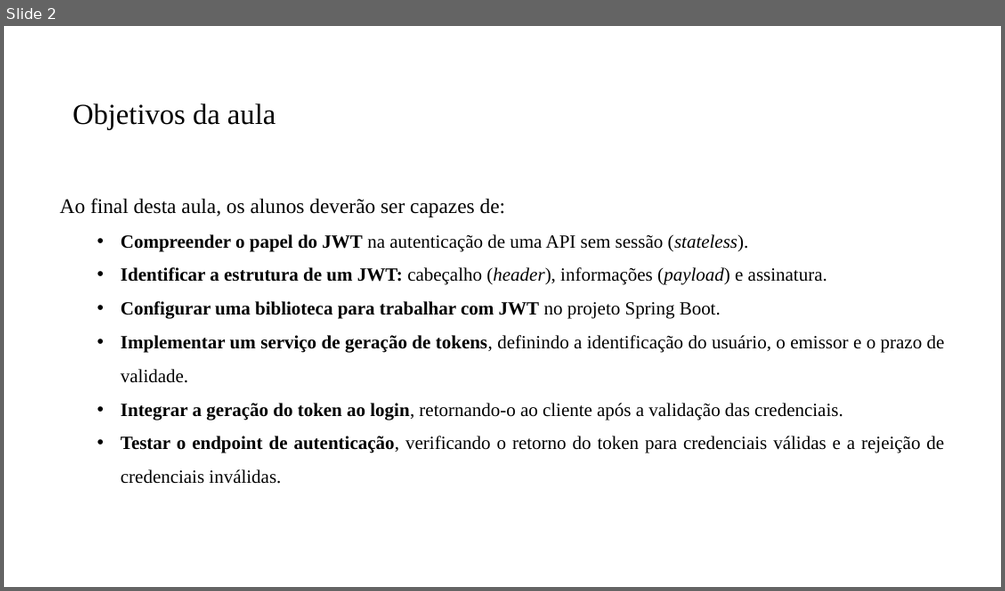
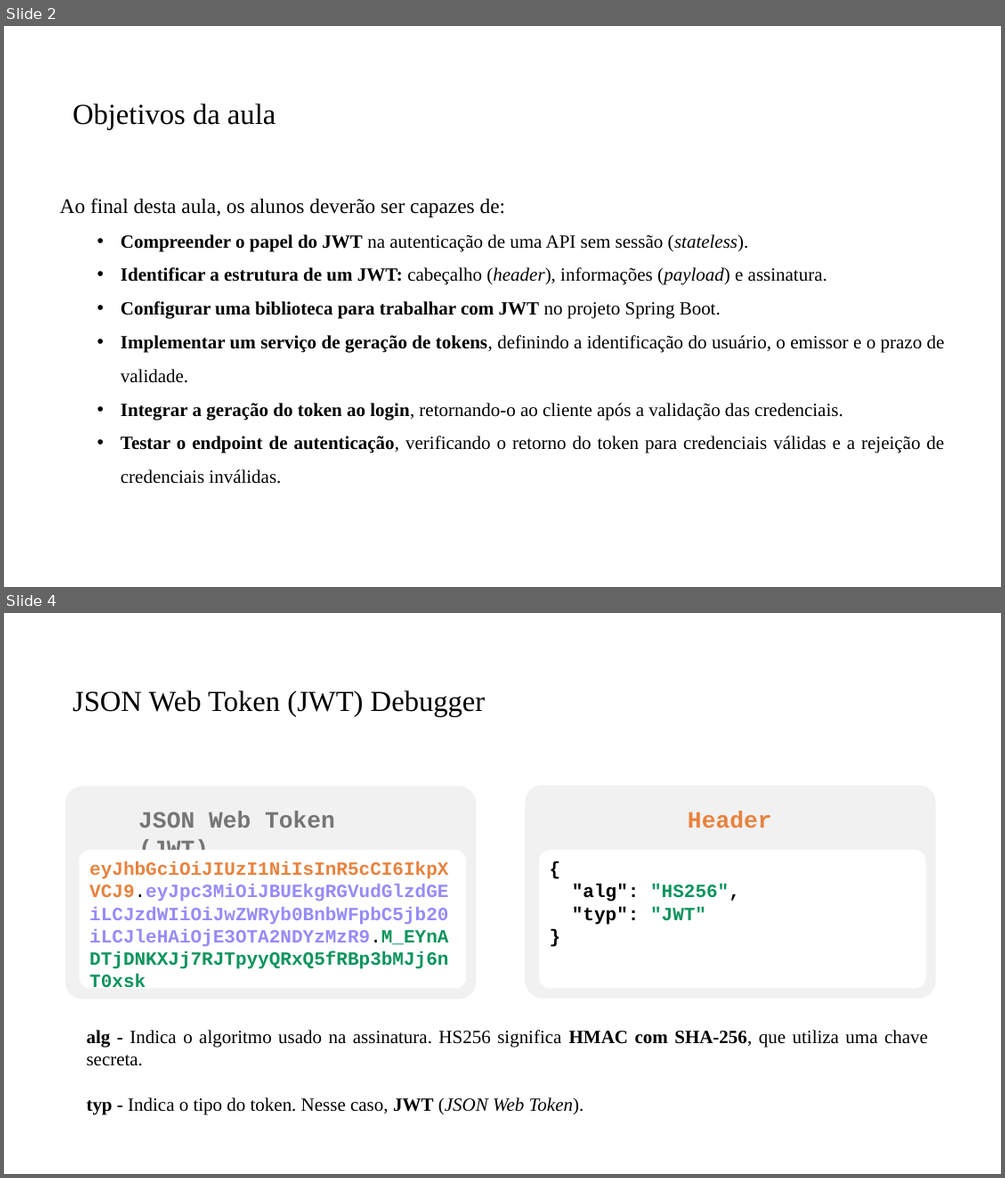
Before and after one commit to PedroMiho/UMC, a slide deck: engenharia-software/software-corporativo/boas-praticas/aula-07-JWT/spring-security.pptx. Shown one above the other, each under a label of ours: slide 2 before the commit, slides 2 and 4 after it; the slides between them are not shown. The pictures are 1005x591 and 1005x1178 pixels, drawn with LibreOffice and Linux fonts; fonts in the diff are those of the drawing; background and template pictures are left out. Boxes give left, top, right and bottom in pixels: in the first picture for what was removed or moved away, otherwise in the second. Text is boxed around its words. In the diff, an @@ line names an element or a change of style, - is before the commit and + after.

```diff
--- a/engenharia-software/software-corporativo/boas-praticas/aula-07-JWT/spring-security.pptx
+++ b/engenharia-software/software-corporativo/boas-praticas/aula-07-JWT/spring-security.pptx
@@ slide 4 added at <box>4,613,1001,1174</box>, background #FFFFFF @@
@@ title added at <box>73,690,485,717</box>, 28 pt, text #000000 @@
+JSON Web Token (JWT) Debugger
@@ rounded rectangle added at <box>65,786,476,999</box>, fill #F1F1F1 @@
@@ rounded rectangle added at <box>526,785,936,998</box>, fill #F1F1F1 @@
@@ text added at <box>138,811,335,862</box>, 22.5 pt, text #757575, bold @@
+JSON Web Token (JWT)
@@ text added at <box>688,811,772,828</box>, 22.5 pt, text #E8823E, bold @@
+Header
@@ rounded rectangle added at <box>79,850,466,989</box>, fill #FFFFFF, 18 pt, text #968BF9, bold @@
+eyJhbGciOiJIUzI1NiIsInR5cCI6IkpXVCJ9.eyJpc3MiOiJBUEkgRGVudGlzdGEiLCJzdWIiOiJwZWRyb0BnbWFpbC5jb20iLCJleHAiOjE3OTA2NDYzMzR9.M_EYnADTjDNKXJj7RJTpyyQRxQ5fRBp3bMJj6nT0xsk
@@ rounded rectangle added at <box>539,850,926,989</box>, fill #FFFFFF, 18 pt, text #000000, bold @@
+{
+"alg": "HS256",
+"typ": "JWT"
+}
@@ text added at <box>87,1030,928,1115</box>, 18 pt, text #000000 @@
+alg - Indica o algoritmo usado na assinatura. HS256 significa HMAC com SHA-256, que utiliza uma chave secreta.
+typ - Indica o tipo do token. Nesse caso, JWT (JSON Web Token).
```
Also in this commit, not shown: 1 slide changed, 12 other slides added.
